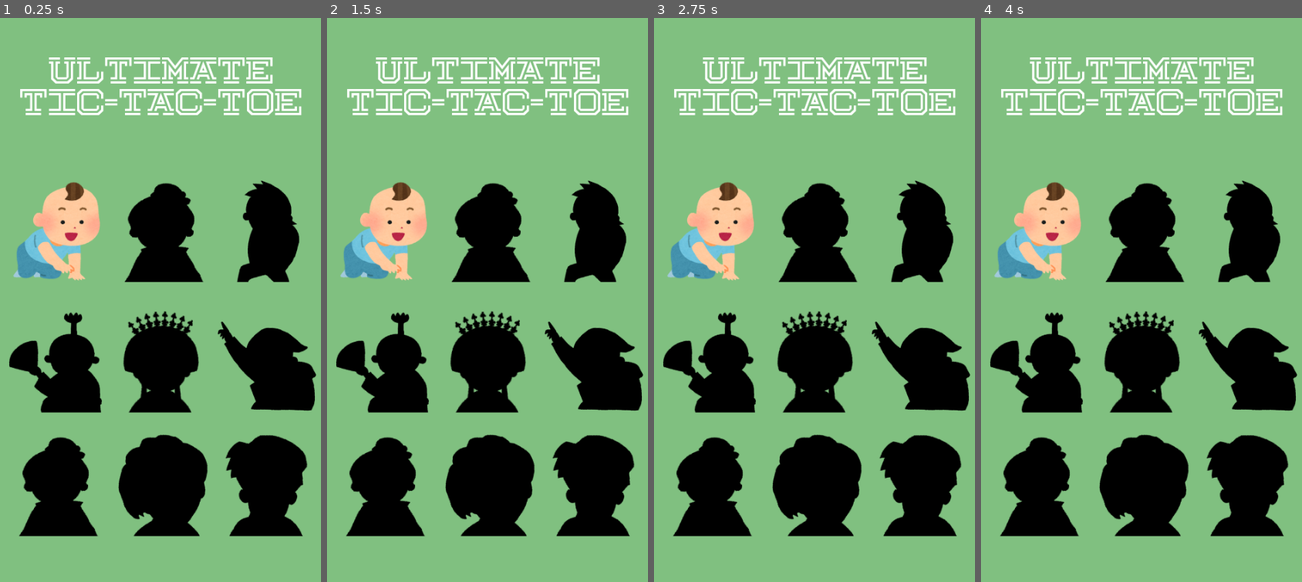
Above: before the commit, frames 1-4 (left to right).
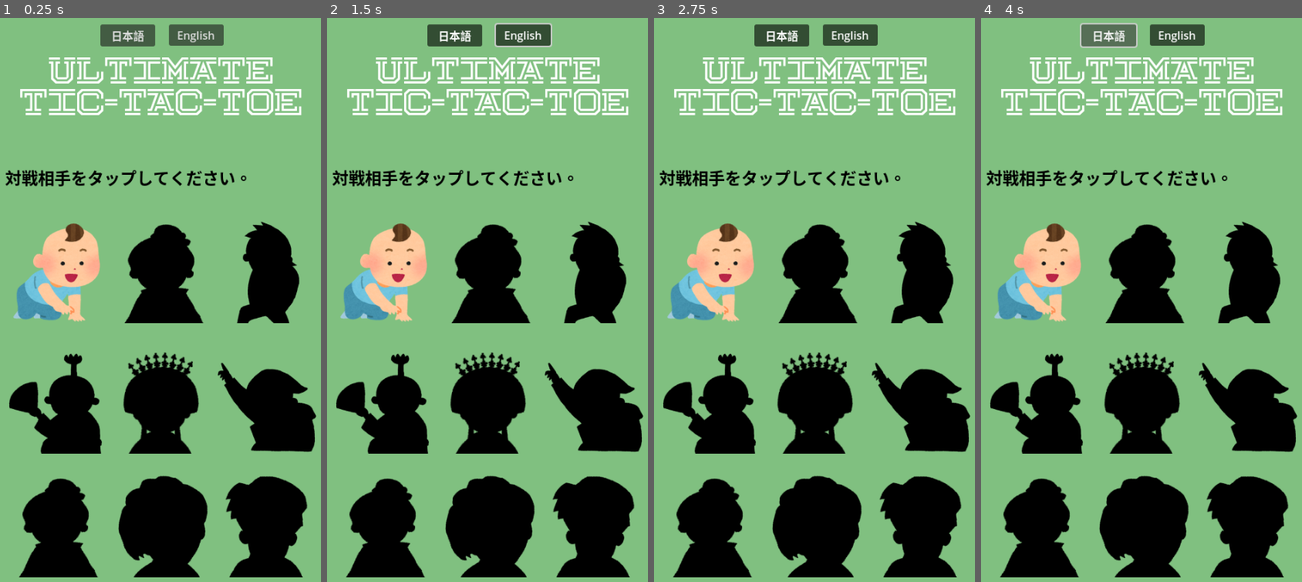
Above: after the commit, the same moments.

Repository: vivisuke/UltimateTicTacToe
Game: Godot game, scene res://top_scene.tscn
Same seed, same stepped clock (60 frames per second), same inputs: the game is played once before the commit and once after it.
Inputs (mouse positions are in pixels of both pictures, inside the frame that each line leads up to; where the layout moved, square brackets give the same spot in the first picture):
- Up to frame 1 (0.25 s): no input
- Up to frame 2 (1.5 s): click (455, 34) at 0.5 s, where only the run after the commit has a clickable "日本語"; click (522, 34) at 1.25 s, where only the run after the commit has a clickable "English"
- Up to frame 3 (2.75 s): click (711, 271) [711, 232] at 2 s
- Up to frame 4 (4 s): click (1038, 271) [1038, 232] at 2.75 s; click (1109, 34) at 3.5 s, where only the run after the commit has a clickable "日本語"

The runs differ from the first frame. In frame 1, 32% of the frame differs, in the area x 1-99%, y 1-100%; in frame 2, 32%; in frame 3, 32%; in frame 4, 32%, in the area x 1-99%, y 0-100%.

Commit message:
0011 ◎ C 10/11 10/11 0.100│ToDo│メッセージラベル配置 0012 ◎ C 10/11 10/11 0.100│ToDo│日本語・英語選択ボタン配置

Diff:
--- /dev/null
+++ b/UltimateTicTacToe/scripts/top_scene.gd
@@ -0,0 +1,11 @@
+extends Node2D
+
+
+func _ready():
+	pass # Replace with function body.
+func _process(delta):
+	pass
+
+func _input(event):
+	if event is InputEventMouseButton:
+		print("InputEventMouseButton")
--- a/UltimateTicTacToe/top_scene.tscn
+++ b/UltimateTicTacToe/top_scene.tscn
@@ -1,10 +1,12 @@
-[gd_scene load_steps=19 format=3 uid="uid://0exbauaimj6w"]
+[gd_scene load_steps=21 format=3 uid="uid://0exbauaimj6w"]
 
+[ext_resource type="Script" path="res://scripts/top_scene.gd" id="1_4emwm"]
 [ext_resource type="FontFile" uid="uid://4jq07wtblejg" path="res://fonts/Hokjesgeest-PDGB.ttf" id="1_u6mje"]
 [ext_resource type="Texture2D" uid="uid://cycoj8n6i48gt" path="res://images/baby.png" id="2_ucpkx"]
 [ext_resource type="Texture2D" uid="uid://bc2x5mmihnnoq" path="res://images/youjo.png" id="3_0p426"]
 [ext_resource type="Texture2D" uid="uid://ck1j70mjl7gbq" path="res://images/furyo.png" id="4_m4fhy"]
 [ext_resource type="Texture2D" uid="uid://ckth31takpo56" path="res://images/youjo-shadow.png" id="4_rb7ie"]
+[ext_resource type="Texture2D" uid="uid://bjgsaj2bq2e3x" path="res://images/baby-pressed.png" id="4_tkeoq"]
 [ext_resource type="Texture2D" uid="uid://ci140rmp8vnyy" path="res://images/otonosama.png" id="5_gcbck"]
 [ext_resource type="Texture2D" uid="uid://bhlvkpw44ghkw" path="res://images/furyo-shadow.png" id="6_1hufm"]
 [ext_resource type="Texture2D" uid="uid://c1rnyd0t1q1yj" path="res://images/himesama.png" id="6_lxat2"]
@@ -24,11 +26,28 @@
 shadow_color = Color(0.501961, 0.501961, 0.501961, 1)
 
 [node name="TopScene" type="Node2D"]
+script = ExtResource("1_4emwm")
 
 [node name="BG" type="ColorRect" parent="."]
 offset_right = 500.0
 offset_bottom = 900.0
 color = Color(0.501961, 0.752941, 0.501961, 1)
+
+[node name="JpButton" type="Button" parent="."]
+offset_left = 160.0
+offset_top = 15.0
+offset_right = 240.0
+offset_bottom = 46.0
+toggle_mode = true
+text = "日本語"
+
+[node name="EnButton" type="Button" parent="."]
+offset_left = 260.0
+offset_top = 15.0
+offset_right = 340.0
+offset_bottom = 46.0
+toggle_mode = true
+text = "English"
 
 [node name="TitleLabel" type="Label" parent="."]
 offset_top = 59.0
@@ -44,15 +63,25 @@
 Tic-Tac-Toe"
 horizontal_alignment = 1
 
+[node name="MessLabel" type="Label" parent="."]
+offset_left = 21.0
+offset_top = 220.0
+offset_right = 479.0
+offset_bottom = 256.0
+theme_override_colors/font_color = Color(0, 0, 0, 1)
+theme_override_font_sizes/font_size = 24
+text = "対戦相手をタップしてください。"
+
 [node name="HBC1" type="HBoxContainer" parent="."]
-offset_top = 240.0
+offset_top = 300.0
 offset_right = 500.0
-offset_bottom = 390.0
+offset_bottom = 450.0
 alignment = 1
 
 [node name="TextureButton1" type="TextureButton" parent="HBC1"]
 layout_mode = 2
 texture_normal = ExtResource("2_ucpkx")
+texture_pressed = ExtResource("4_tkeoq")
 
 [node name="TextureButton2" type="TextureButton" parent="HBC1"]
 layout_mode = 2
@@ -67,9 +96,9 @@
 texture_disabled = ExtResource("6_1hufm")
 
 [node name="HBC2" type="HBoxContainer" parent="."]
-offset_top = 430.0
+offset_top = 490.0
 offset_right = 500.0
-offset_bottom = 580.0
+offset_bottom = 640.0
 alignment = 1
 
 [node name="TextureButton1" type="TextureButton" parent="HBC2"]
@@ -91,9 +120,9 @@
 texture_disabled = ExtResource("12_0w53q")
 
 [node name="HBC3" type="HBoxContainer" parent="."]
-offset_top = 610.0
+offset_top = 670.0
 offset_right = 500.0
-offset_bottom = 760.0
+offset_bottom = 820.0
 alignment = 1
 
 [node name="TextureButton1" type="TextureButton" parent="HBC3"]
Binary file added: UltimateTicTacToe/images/baby-pressed.png
Not shown, added: UltimateTicTacToe/images/baby-pressed.png.import
Not shown, changed: UltimateTicTacToe.spr
